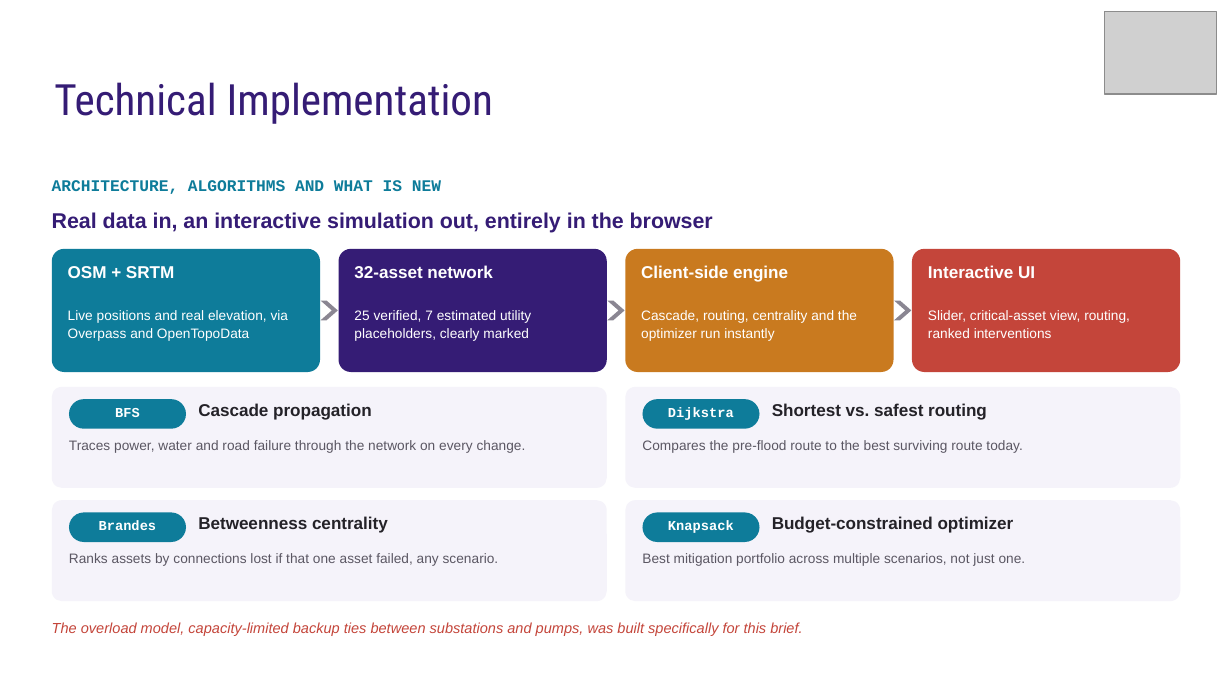
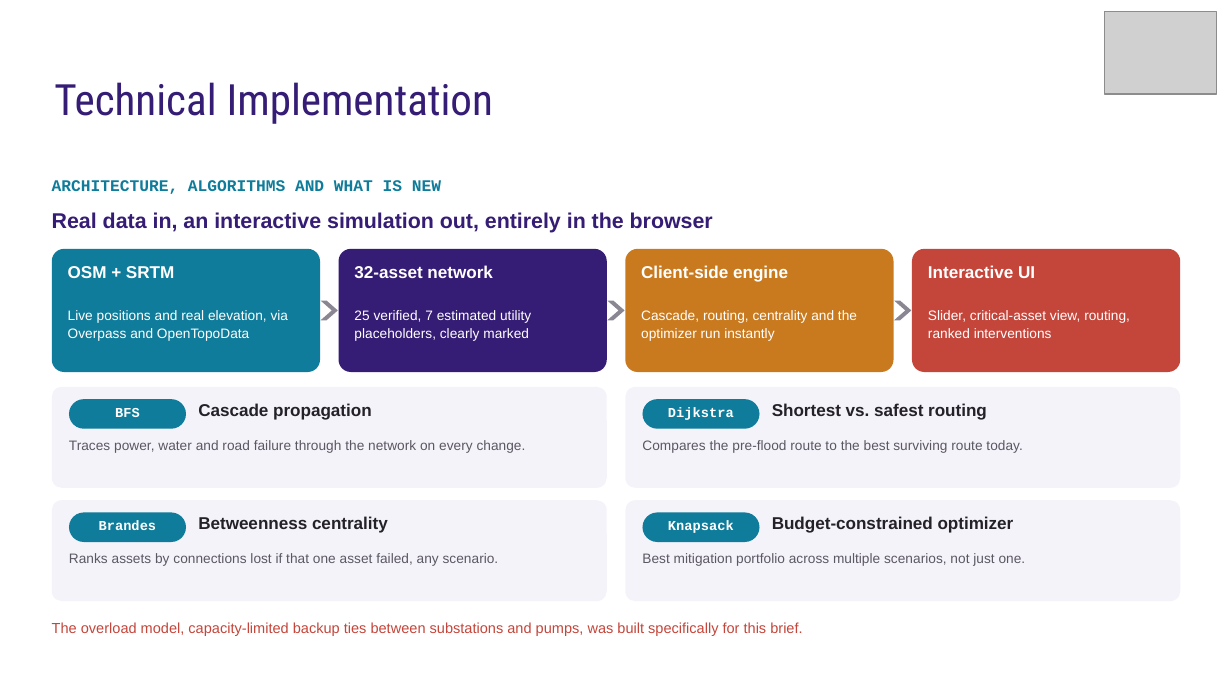
Before and after one commit to HalcyonVector/M-Hashed, a slide deck: slide 3 of deck/51001_DataBaes_ProblemStatementID.pptx. Drawn at 1232x693 pixels with LibreOffice and Linux fonts; fonts in the diff are those of the drawing; grey boxes stand for pictures. Boxes give left, top, right and bottom in pixels: in the first picture for what was removed or moved away, otherwise in the second. Text is boxed around its words. In the diff, an @@ line names an element or a change of style, - is before the commit and + after.

Commit message:
PPT Formatting revisions+new pdf

```diff
--- a/deck/51001_DataBaes_ProblemStatementID.pptx
+++ b/deck/51001_DataBaes_ProblemStatementID.pptx
@@ text "The overload model, capacity-limited backup ..." at (52, 622, 802, 636): italic off @@
```
Also in this commit, not shown: 3 other slides changed, 2 other files.
